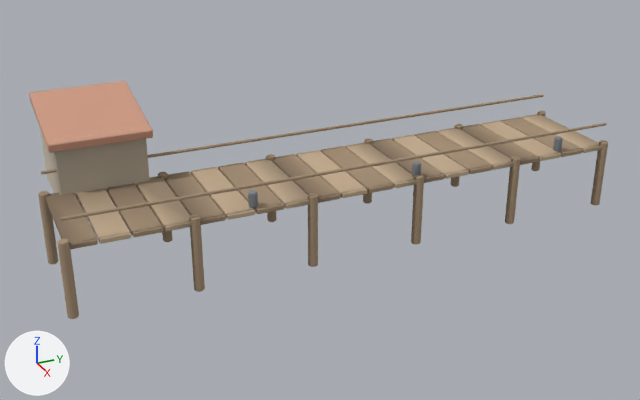
What one commit did to the glTF model public/assets/island/dalmaru-v1/pier_dalkkeut.glb.
Camera for both pictures: a 50 mm lens placed at (26.2, -2.7, 12.7), pointed at (-1.8, 9.9, -1.3). Lighting does not change. The marker at lower left points along +X, +Y and +Z. The older version comes first. Where no turn or scale is listed for an object, it has been applied to the vertices. Vertices at exactly the same position are counted once.
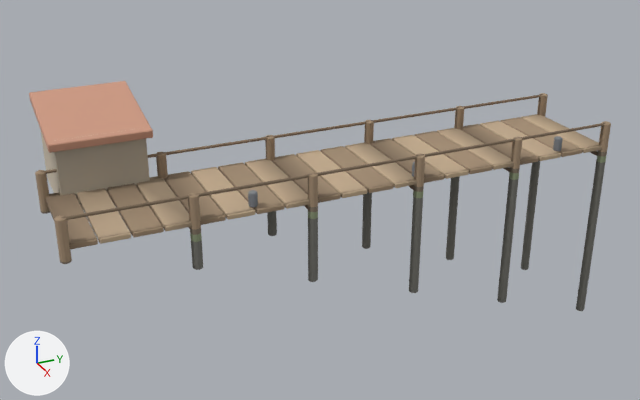
Where the change shows, as pixel boxes [x1, y1, x2, y2] in the pictures (640 x 400 px; the box of a moved part takes in the faces that stretch with it):
'Mesh_0', reshaped, moved
    before: [29, 81, 608, 319]
    after: [29, 81, 611, 311]
part 1 of me_mesh_0, moved or reshaped
    both: [46, 192, 98, 249]
part 2 of me_mesh_0, moved or reshaped
    both: [165, 171, 226, 225]
part 3 of me_mesh_0, moved or reshaped
    both: [273, 154, 341, 203]
part 4 of me_mesh_0, moved or reshaped
    both: [371, 138, 444, 183]
part 5 of me_mesh_0, moved or reshaped
    both: [462, 124, 539, 165]
part 6 of me_mesh_0, moved or reshaped
    before: [41, 94, 544, 174]
    after: [42, 95, 541, 174]
part 7 of me_mesh_0, moved or reshaped
    before: [60, 123, 607, 221]
    after: [62, 123, 604, 220]
part 8 of me_mesh_0, deleted
    before: [38, 136, 563, 319]
part 9 of me_mesh_0, added
    after: [156, 120, 425, 293]
part 10 of me_mesh_0, built on
    before: [451, 111, 608, 224]
    after: [446, 93, 611, 311]
part 11 of me_mesh_0, added (brown)
    after: [35, 170, 72, 264]

The change, as a list of edits to the scene's bpy script:
```text
Change me_mesh_0:
    used by ob_mesh_0; location = (-5.29, 20.17, -1.8)
    remove me_mesh_0.from_pydata(...)  # 1296 vertices, 2436 faces; spans x 0.0..7.4, y -20.3..0.0, z 0.0..5.0
    add me_mesh_0.from_pydata(...)  # 1928 vertices, 4128 faces; spans x 0.0..7.4, y -20.3..0.0, z 0.0..9.8
    me_mesh_0 part 1: the loose piece of 24 vertices spanning x 3.3..7.3, y -20.1..-19.2, z 2.3..2.5 is moved by (0.0, 0.0, 4.8)
    me_mesh_0 part 2: the loose piece of 24 vertices spanning x 3.3..7.3, y -16.1..-15.2, z 2.3..2.5 is moved by (0.0, 0.0, 4.8)
    me_mesh_0 part 3: the loose piece of 24 vertices spanning x 3.3..7.3, y -12.1..-11.2, z 2.3..2.5 is moved by (0.0, 0.0, 4.8)
    me_mesh_0 part 4: the loose piece of 24 vertices spanning x 3.3..7.3, y -8.1..-7.2, z 2.3..2.5 is moved by (0.0, 0.0, 4.8)
    me_mesh_0 part 5: the loose piece of 24 vertices spanning x 3.3..7.3, y -4.1..-3.2, z 2.3..2.5 is moved by (0.0, 0.0, 4.8)
    me_mesh_0 part 6: the loose piece of 24 vertices spanning x 3.3..3.4, y -20.2..-0.2, z 3.3 is moved by (0.0, 0.0, 4.8)
    me_mesh_0 part 7: the loose piece of 24 vertices spanning x 7.1..7.2, y -20.2..-0.2, z 3.3 is moved by (0.0, 0.0, 4.8)
    me_mesh_0 part 8: 10 loose pieces with 480 vertices, spanning x 3.2..7.4, y -20.3..-2.0, z 0.0..3.0, are deleted
    me_mesh_0 part 9: 624 vertices added at x 3.2..7.4, y -16.3..-8.0, z 2.8..8.1
    me_mesh_0 part 10: 144 vertices removed from x 3.2..7.4, y -4.3..0.0, z 0.0..2.6; 384 vertices added at x 3.2..7.4, y -4.3..0.0, z 1.4..8.1
    me_mesh_0 part 11: 128 vertices added at x 3.2..7.4, y -20.3..-20.0, z 6.7..8.1
    other edits to the shape of me_mesh_0 do not show in these pictures
Change ob_mesh_0:
    ob_mesh_0.location: (-5.29, 20.17, -1.8) -> (-5.29, 20.17, -6.58)
```
